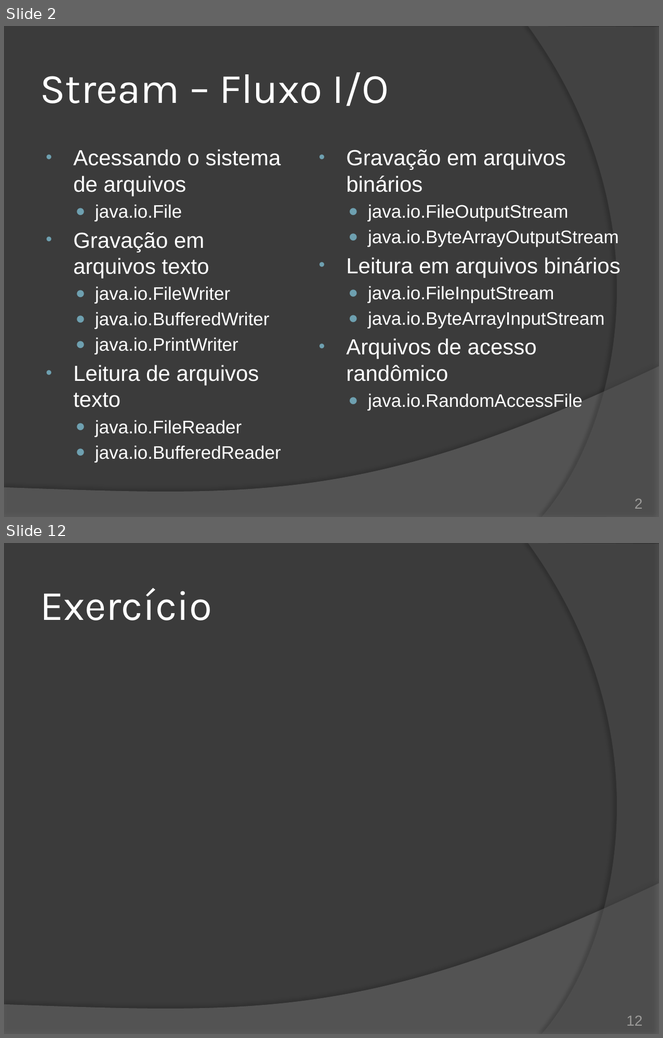
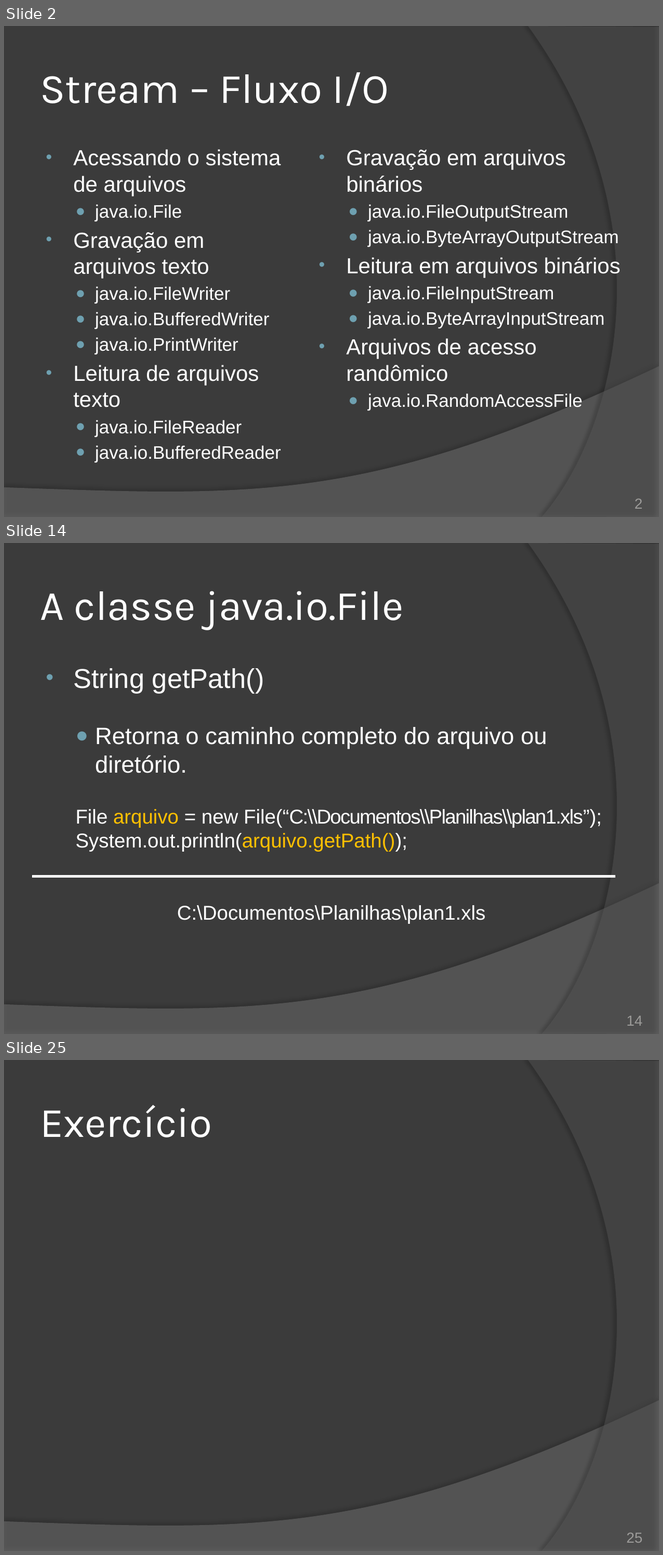
Before and after one commit to duchesqui/slzvieira-training, a slide deck: 2-Java-Programmer-Modulo-II/16.Capitulo10.pptx. Shown one above the other, each under a label of ours: slides 2 and 12 before the commit, slides 2, 14 and 25 after it; the slides between them are not shown. The pictures are 663x1038 and 663x1555 pixels, drawn with LibreOffice and Linux fonts; fonts in the diff are those of the drawing. Boxes give left, top, right and bottom in pixels: in the first picture for what was removed or moved away, otherwise in the second. Text is boxed around its words. In the diff, an @@ line names an element or a change of style, - is before the commit and + after.

Commit message:
Capítulo 10: Java I/O - Manipulação do sistema de arquivos com a classe File

```diff
--- a/2-Java-Programmer-Modulo-II/16.Capitulo10.pptx
+++ b/2-Java-Programmer-Modulo-II/16.Capitulo10.pptx
@@ slide 14 added at [4,543,659,1034], background #3B3B3B; not listed: 2 template elements that a slide beside it also shows @@
@@ title added at [40,591,404,630], 46 pt, text #FFFFFF @@
+A classe java.io.File
@@ text added at [73,668,602,924], 22 pt, text #FFFFFF @@
+• String getPath()
+  ● Retorna o caminho completo do arquivo ou diretório.
+File arquivo = new File(“C:\\Documentos\\Planilhas\\plan1.xls”);
+System.out.println(arquivo.getPath());
+C:\Documentos\Planilhas\plan1.xls
@@ line added from (32, 876) to (616, 876), #FFFFFF 3 pt @@
@@ page number added at [626,1016,643,1026], 16 pt, text #9D9B9A @@
+14
@@ what was slide 12 is now slide 25 @@
@@ page number at [626,1533,643,1543]: text changed @@
-12
+25
```
Also in this commit, not shown: 2 slides changed, 20 other slides added.
